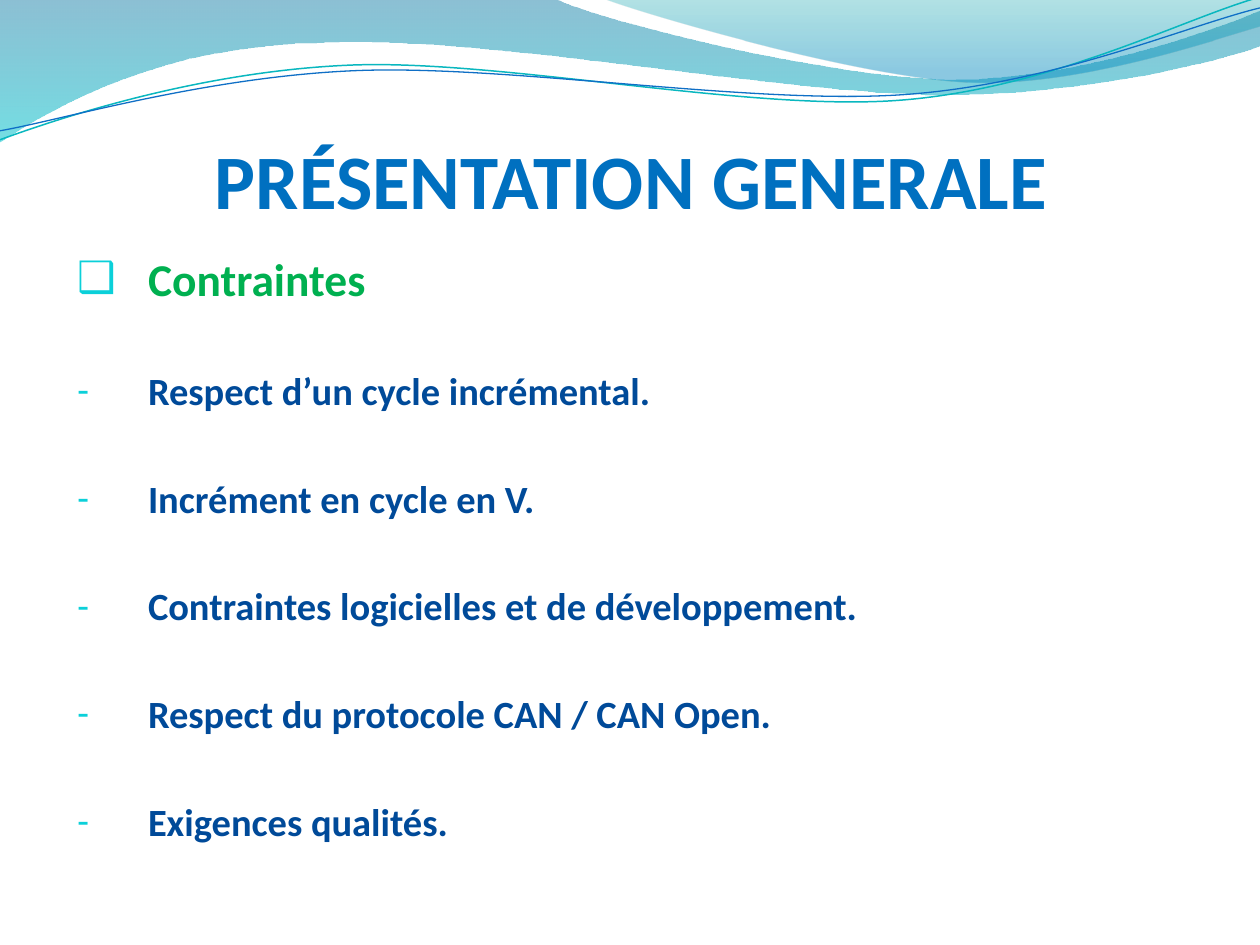
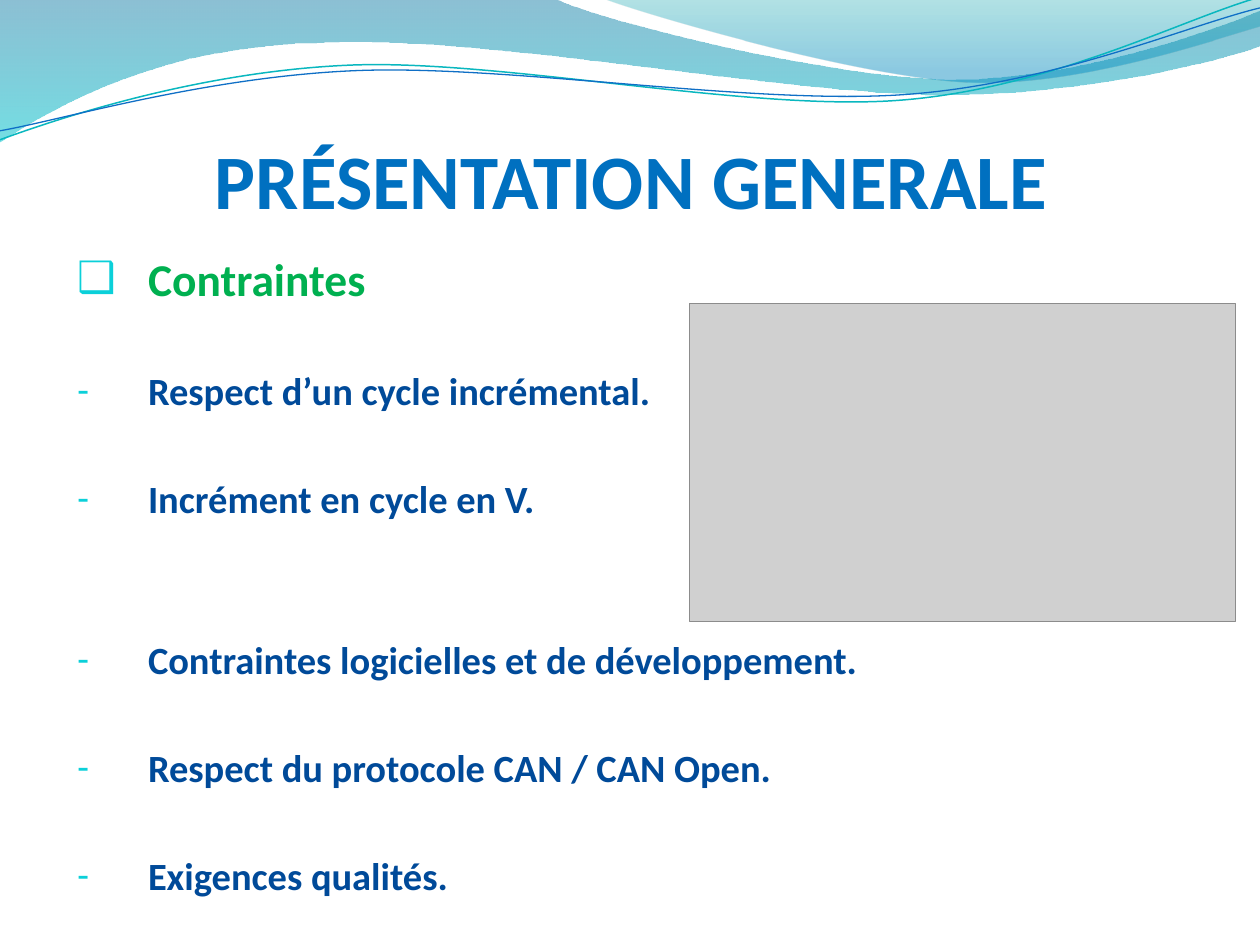
Before and after one commit to hardware/AscenseurPoissons, a slide deck: slide 7 of REVUES/REVUE ANALYSE/RevueAnalysePPT.pptx. Drawn at 1260x945 pixels with LibreOffice and Linux fonts; fonts in the diff are those of the drawing; grey boxes stand for pictures; background and template pictures are left out. Boxes give left, top, right and bottom in pixels: in the first picture for what was removed or moved away, otherwise in the second. Text is boxed around its words. In the diff, an @@ line names an element or a change of style, - is before the commit and + after.

Commit message:
Petite MAJ de la Revue
Ajout image Cycle en V dans PPT

```diff
--- a/REVUES/REVUE ANALYSE/RevueAnalysePPT.pptx
+++ b/REVUES/REVUE ANALYSE/RevueAnalysePPT.pptx
@@ text "Contraintes" rewrapped from (x1=148, y1=264, x2=857, y2=843) to (x1=148, y1=264, x2=857, y2=788) @@
@@ picture added at (x1=689, y1=304, x2=1236, y2=621) @@
```
Also in this commit, not shown: 1 other file.
